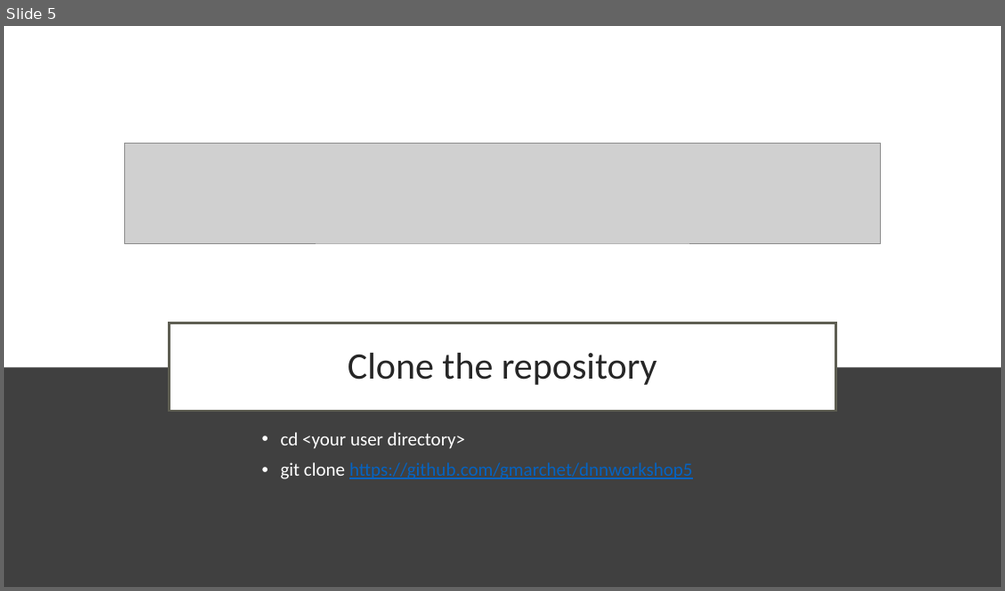
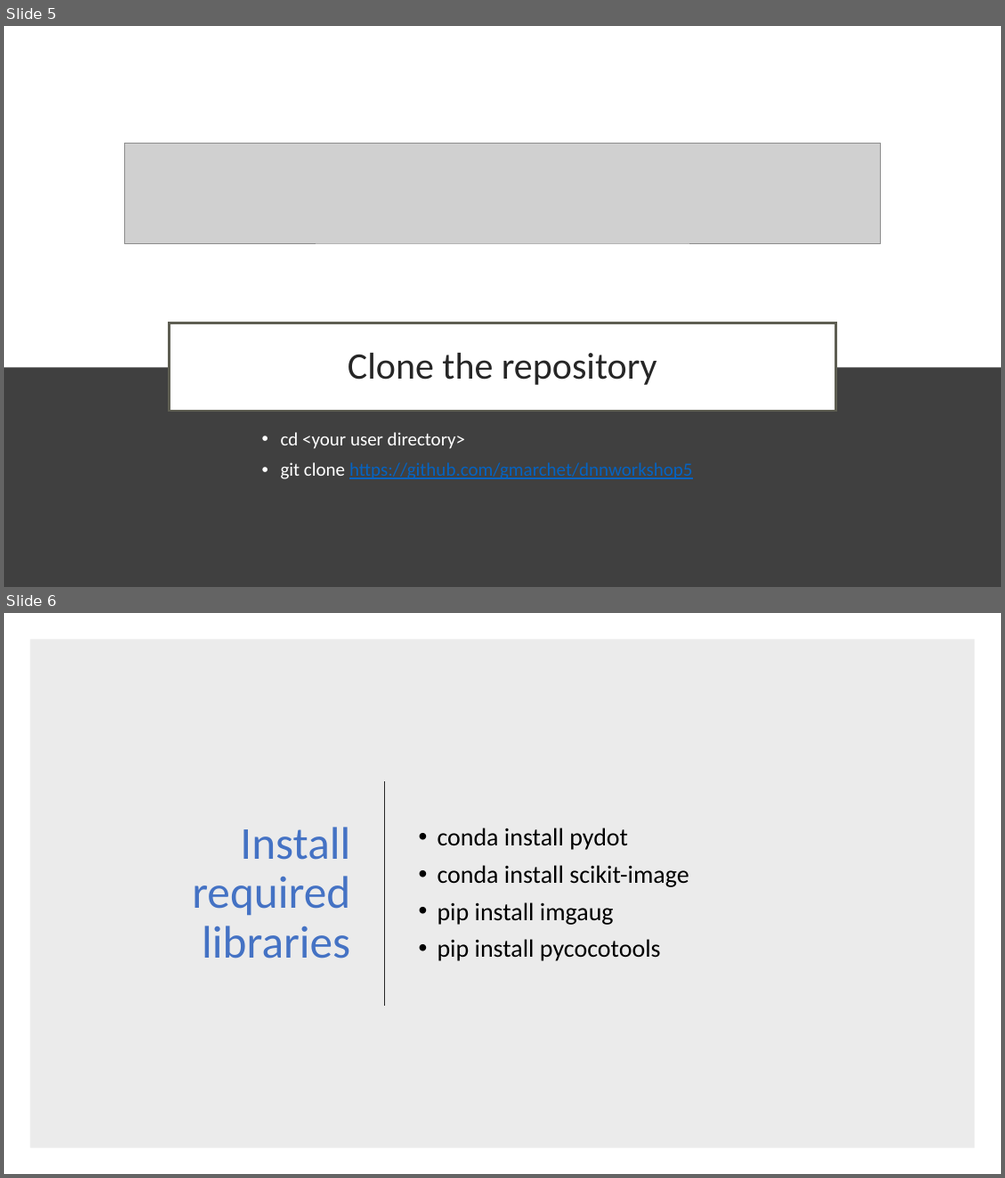
Before and after one commit to gmarchet/dnnworkshop5, a slide deck: labs/Setup.pptx. Shown one above the other, each under a label of ours: slide 5 before the commit, slides 5 and 6 after it. The pictures are 1005x591 and 1005x1178 pixels, drawn with LibreOffice and Linux fonts; fonts in the diff are those of the drawing; grey boxes stand for pictures. Boxes give left, top, right and bottom in pixels: in the first picture for what was removed or moved away, otherwise in the second. Text is boxed around its words. In the diff, an @@ line names an element or a change of style, - is before the commit and + after.

```diff
--- a/labs/Setup.pptx
+++ b/labs/Setup.pptx
@@ slide 6 added at <box>4,613,1001,1174</box>, background #FFFFFF @@
@@ rectangle added at <box>30,639,975,1148</box>, fill #000000 at 8% opacity @@
@@ line added from (385, 781) to (385, 1005), #262626 1.5 pt @@
@@ title added at <box>192,827,350,958</box>, 44 pt, text #4472C4 @@
+Install required libraries
@@ text added at <box>437,827,688,961</box>, 24 pt, text #000000 @@
+• conda install pydot
+• conda install scikit-image
+• pip install imgaug
+• pip install pycocotools
```
Also in this commit, not shown: 1 slide changed.
